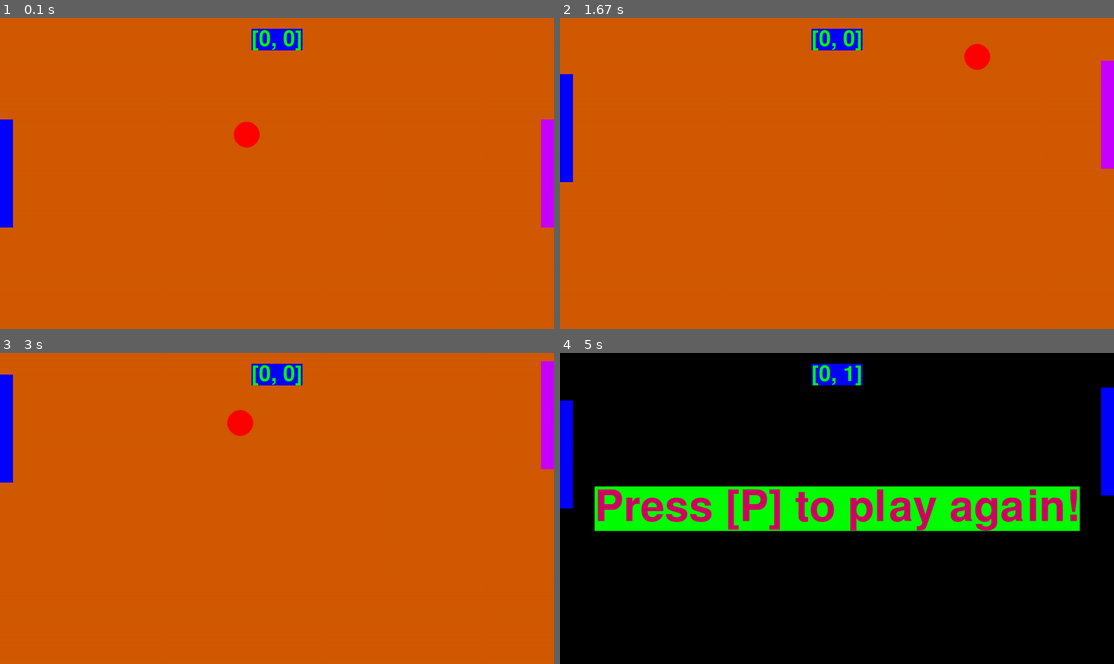
Above: before the commit, frames 1-4 (two rows, left to right).
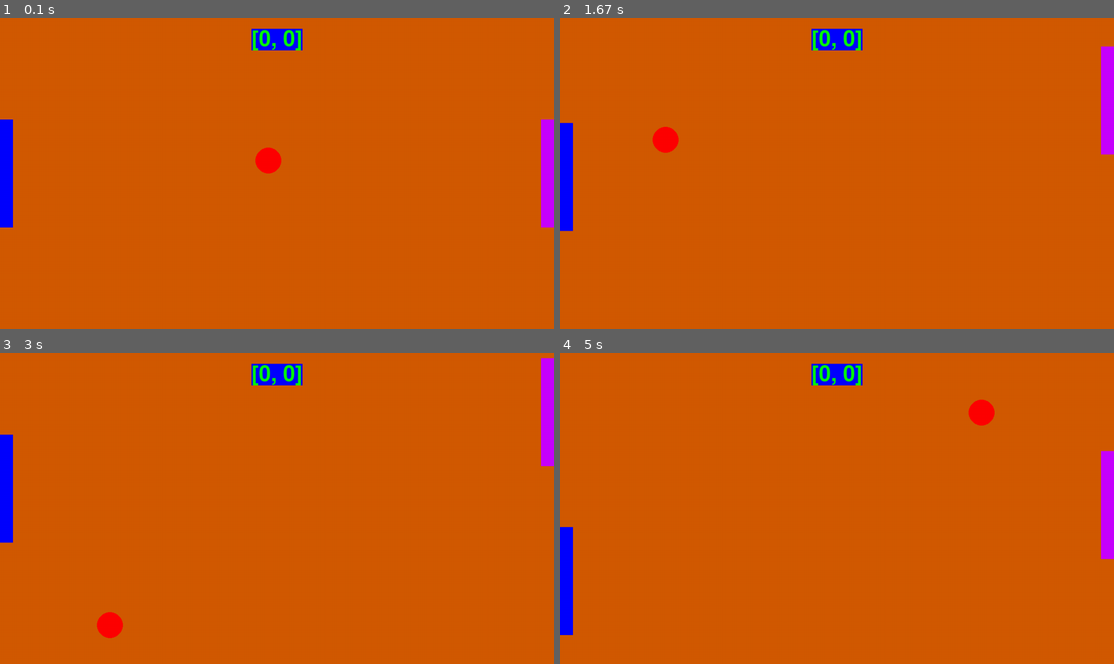
Above: after the commit, the same moments.

Repository: victoongo/games
Game: pygame game, started from pong/pong.py
The game is run twice, just before and just after one commit, with the same random seed, the same clock (stepped at 60 frames per second) and the same inputs.
Inputs:
- Up to frame 1 (0.1 s): no input
- Up to frame 2 (1.67 s): hold Up 0.33-0.8 s; hold Down 0.83-1.13 s; hold S 0.83-1.13 s; hold Up 1.17-1.53 s; hold W 1.17-1.53 s; hold Down from 1.57 s (still down); hold S from 1.57 s (still down)
- Up to frame 3 (3 s): release Down at 1.93 s; release S at 1.93 s; hold Up 1.97-2.27 s; hold W 1.97-2.27 s; hold Down 2.3-2.6 s; hold S 2.3-2.6 s; hold Up from 2.63 s (still down); hold W from 2.63 s (still down)
- Up to frame 4 (5 s): release Up at 3 s; release W at 3 s; hold Down 3.03-3.4 s; hold S 3.03-3.4 s; hold Up 3.43-3.73 s; hold W 3.43-3.73 s; hold Down 3.77-4.07 s; hold S 3.77-4.07 s; hold Up 4.1-4.47 s; hold W 4.1-4.47 s; hold Down 4.5-4.87 s; hold S 4.5-4.87 s; hold Up from 4.9 s (still down); hold W from 4.9 s (still down)

The runs differ from the first frame. In frame 1, 0.6% of the frame differs, in the area x 42-51%, y 33-50%; in frame 2, 1.6%; in frame 3, 1.6%; in frame 4, 99%, in the area x 0-100%, y 0-100%.

Commit message:
render background

Diff:
--- a/pong/pong.py
+++ b/pong/pong.py
@@ -16,7 +16,7 @@
 auto_restart = False
 fps = 60
 bg_color = orange
-player_speed = 1200
+player_speed = 800
 
 window_width = 1280
 window_height = 720
@@ -26,8 +26,8 @@
 paddle_dist_from_wall = 0
 
 ball_radius = 30
-ball_speed_variation = (1, 3)
-beginning_ball_speed = (12, 20)
+ball_speed_variation = (1, 2)
+beginning_ball_speed = (4, 6)
 
 ball_color = red
 left_paddle_color = blue
--- a/rice_rocks/space_rocks.py
+++ b/rice_rocks/space_rocks.py
@@ -8,6 +8,12 @@
 lives = 3
 time = 0
 started = False
+# initialize stuff
+pg.init()
+screen = pg.display.set_mode((WIDTH, HEIGHT))
+clock = pg.time.Clock()
+running = True
+started = True
 
 
 class ImageInfo:
@@ -40,31 +46,31 @@
 # debris images - debris1_brown.png, debris2_brown.png, debris3_brown.png, debris4_brown.png
 #                 debris1_blue.png, debris2_blue.png, debris3_blue.png, debris4_blue.png, debris_blend.png
 debris_info = ImageInfo([320, 240], [640, 480])
-debris_image = pg.image.load("rice_rocks/assets/debris2_blue.png")
+debris_image = pg.image.load("rice_rocks/assets/debris2_blue.png").convert()
 
 # nebula images - nebula_brown.png, nebula_blue.png
 nebula_info = ImageInfo([400, 300], [800, 600])
-nebula_image = pg.image.load("rice_rocks/assets/nebula_blue.f2014.png")
+nebula_image = pg.image.load("rice_rocks/assets/nebula_blue.f2014.png").convert()
 
 # splash image
 splash_info = ImageInfo([200, 150], [400, 300])
-splash_image = pg.image.load("rice_rocks/assets/splash.png")
+splash_image = pg.image.load("rice_rocks/assets/splash.png").convert()
 
 # ship image
 ship_info = ImageInfo([45, 45], [90, 90], 35)
-ship_image = pg.image.load("rice_rocks/assets/double_ship.png")
+ship_image = pg.image.load("rice_rocks/assets/double_ship.png").convert()
 
 # missile image - shot1.png, shot2.png, shot3.png
 missile_info = ImageInfo([5, 5], [10, 10], 3, 50)
-missile_image = pg.image.load("rice_rocks/assets/shot2.png")
+missile_image = pg.image.load("rice_rocks/assets/shot2.png").convert()
 
 # asteroid images - asteroid_blue.png, asteroid_brown.png, asteroid_blend.png
 asteroid_info = ImageInfo([45, 45], [90, 90], 40)
-asteroid_image = pg.image.load("rice_rocks/assets/asteroid_blue.png")
+asteroid_image = pg.image.load("rice_rocks/assets/asteroid_blue.png").convert()
 
 # animated explosion - explosion_orange.png, explosion_blue.png, explosion_blue2.png, explosion_alpha.png
 explosion_info = ImageInfo([64, 64], [128, 128], 17, 24, True)
-explosion_image = pg.image.load("rice_rocks/assets/explosion_alpha.png")
+explosion_image = pg.image.load("rice_rocks/assets/explosion_alpha.png").convert()
 
 # sound assets purchased from sounddogs.com, please do not redistribute
 # .ogg versions of sounds are also available, just replace .mp3 by .ogg
@@ -99,9 +105,9 @@
         self.image_size = info.get_size()
         self.radius = info.get_radius()
 
-    def draw(self, canvas):
+    def draw(self, screen):
         if self.thrust:
-            canvas.draw_image(
+            screen.draw_image(
                 self.image,
                 [self.image_center[0] + self.image_size[0], self.image_center[1]],
                 self.image_size,
@@ -110,7 +116,7 @@
                 self.angle,
             )
         else:
-            canvas.draw_image(
+            screen.draw_image(
                 self.image,
                 self.image_center,
                 self.image_size,
@@ -118,7 +124,7 @@
                 self.image_size,
                 self.angle,
             )
-        # canvas.draw_circle(self.pos, self.radius, 1, "White", "White")
+        # screen.draw_circle(self.pos, self.radius, 1, "White", "White")
 
     def update(self):
         # update angle
@@ -197,8 +203,8 @@
             sound.rewind()
             sound.play()
 
-    def draw(self, canvas):
-        canvas.draw_image(
+    def draw(self, screen):
+        screen.draw_image(
             self.image,
             self.image_center,
             self.image_size,
@@ -271,68 +277,6 @@
         started = True
 
 
-def draw(canvas):
-    global time, started, score, lives
-
-    # animiate background
-    time += 1
-    wtime = (time / 4) % WIDTH
-    center = debris_info.get_center()
-    size = debris_info.get_size()
-    canvas.draw_image(
-        nebula_image,
-        nebula_info.get_center(),
-        nebula_info.get_size(),
-        [WIDTH / 2, HEIGHT / 2],
-        [WIDTH, HEIGHT],
-    )
-    canvas.draw_image(
-        debris_image, center, size, (wtime - WIDTH / 2, HEIGHT / 2), (WIDTH, HEIGHT)
-    )
-    canvas.draw_image(
-        debris_image, center, size, (wtime + WIDTH / 2, HEIGHT / 2), (WIDTH, HEIGHT)
-    )
-
-    # draw UI
-    canvas.draw_text("Lives", [50, 50], 22, "White")
-    canvas.draw_text("Score", [680, 50], 22, "White")
-    canvas.draw_text(str(lives), [50, 80], 22, "White")
-    canvas.draw_text(str(score), [680, 80], 22, "White")
-
-    # draw ship and sprites
-    my_ship.draw(canvas)
-    for rock in rock_group:
-        rock.draw(canvas)
-    for missile in missile_group:
-        missile.draw(canvas)
-        print(missile.get_lifespan())
-        print(missile.get_age())
-
-    # update ship and sprites
-    my_ship.update()
-    for rock in rock_group:
-        rock.update()
-    for missile in list(missile_group):
-        print("T")
-        if missile.update():
-            print("T")
-            missile_group.remove(missile)
-
-    # collide
-    if group_collide(rock_group, my_ship):
-        lives -= 1
-
-    # draw splash screen if not started
-    if not started:
-        canvas.draw_image(
-            splash_image,
-            splash_info.get_center(),
-            splash_info.get_size(),
-            [WIDTH / 2, HEIGHT / 2],
-            splash_info.get_size(),
-        )
-
-
 # timer handler that spawns a rock
 def rock_spawner():
     global rock_group
@@ -345,23 +289,29 @@
         )
 
 
-# initialize stuff
-pg.init()
-screen = pg.display.set_mode((WIDTH, HEIGHT))
-clock = pg.time.Clock()
-running = True
-
 # initialize ship and two sprites
 my_ship = Ship([WIDTH / 2, HEIGHT / 2], [0, 0], 0, ship_image, ship_info)
 rock_group = pg.sprite.Group()
 missile_group = pg.sprite.Group()
 # Sprite([2 * WIDTH / 3, 2 * HEIGHT / 3], [-1,1], 0, 0, missile_image, missile_info, missile_sound)
 
+screen.blit(splash_image, (0, 0))
+pg.display.flip()
 
 while running:
     for event in pg.event.get():
         if event.type == pg.QUIT:
             running = False
+
+    # draw splash screen if not started
+    # if not started:
+    # screen.draw_image(
+    #     splash_image,
+    #     splash_info.get_center(),
+    #     splash_info.get_size(),
+    #     [WIDTH / 2, HEIGHT / 2],
+    #     splash_info.get_size(),
+    # )
 
     keys = pg.key.get_pressed()
 
@@ -375,4 +325,63 @@
     elif keys[pg.K_SPACE]:
         my_ship.shoot()
 
+    # animiate background
+    time += 1
+    wtime = (time / 4) % WIDTH
+    center = debris_info.get_center()
+    size = debris_info.get_size()
+    # screen.draw_image(
+    #     nebula_image,
+    #     nebula_info.get_center(),
+    #     nebula_info.get_size(),
+    #     [WIDTH / 2, HEIGHT / 2],
+    #     [WIDTH, HEIGHT],
+    # )
+    # screen.draw_image(
+    #     debris_image, center, size, (wtime - WIDTH / 2, HEIGHT / 2), (WIDTH, HEIGHT)
+    # )
+    # screen.draw_image(
+    #     debris_image, center, size, (wtime + WIDTH / 2, HEIGHT / 2), (WIDTH, HEIGHT)
+    # )
+
+    # draw UI
+    # screen.draw_text("Lives", [50, 50], 22, "White")
+    # screen.draw_text("Score", [680, 50], 22, "White")
+    # screen.draw_text(str(lives), [50, 80], 22, "White")
+    # screen.draw_text(str(score), [680, 80], 22, "White")
+
+    # draw ship and sprites
+    # my_ship.draw(screen)
+    # for rock in rock_group:
+    #     rock.draw(screen)
+    # for missile in missile_group:
+    #     missile.draw(screen)
+    #     print(missile.get_lifespan())
+    #     print(missile.get_age())
+
+    # update ship and sprites
+    my_ship.update()
+    for rock in rock_group:
+        rock.update()
+    for missile in list(missile_group):
+        print("T")
+        if missile.update():
+            print("T")
+            missile_group.remove(missile)
+
+    # collide
+    if group_collide(rock_group, my_ship):
+        lives -= 1
+
+    # draw splash screen if not started
+    # if not started:
+    #     # screen.draw_image(
+    #     #     splash_image,
+    #     #     splash_info.get_center(),
+    #     #     splash_info.get_size(),
+    #     #     [WIDTH / 2, HEIGHT / 2],
+    #     #     splash_info.get_size(),
+    #     # )
+    #     screen.blit(splash_image, (0, 0))
+
     clock.tick(60)
